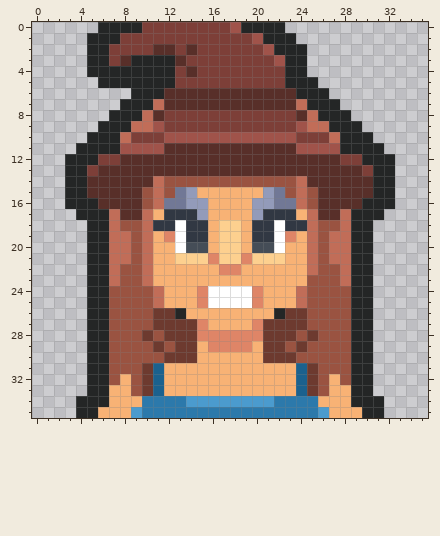
Pixel-art sprite -- house_yaga_space/resource/avatar/avatar_4.png. Above is the file before it was changed.
The file is 36x36 pixels.
New version:
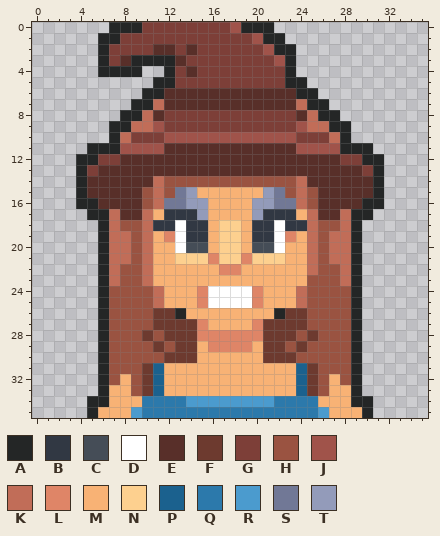
Palette (. is transparent): A #242626  B #313843  C #454d57  D #ffffff  E #582f29  F #6d3a2f  G #7d3f38  H #9a5341  J #a0534a  K #c16d58  L #df8567  M #f8b275  N #fdd08f  P #1b618e  Q #2c79ab  R #4b9bce  S #717896  T #939bba
Change:
y 0: x 6 A -> .; x 22 A -> .
y 1: x 5 A -> .; x 23 A -> .
y 2..3: x 5 A -> .; x 24 A -> .
y 4: x 5 A -> .; x 10..11 AA -> ..; x 24 A -> .
y 5: x 6..10 AAAAA -> .....; x 25 A -> .
y 6: x 9 A -> .; x 26 A -> .
y 7: x 8 A -> .; x 27 A -> .
y 8: x 7 A -> .; x 28 A -> .
y 9: x 6 A -> .; x 29 A -> .
y 10: x 5..6 AA -> ..; x 29..30 AA -> ..
y 11: x 4 A -> .; x 31 A -> .
y 12..16: x 3 A -> .; x 32 A -> .
y 17: x 4 A -> .; x 31 A -> .
y 18..33: x 5 A -> .; x 30 A -> .
y 34..35: x 4 A -> .; x 31 A -> .
Where, in picture pixels (left, top, right, bottom), the same in both pictures:
erased: (65, 22, 164, 418)
erased: (274, 22, 395, 418)
